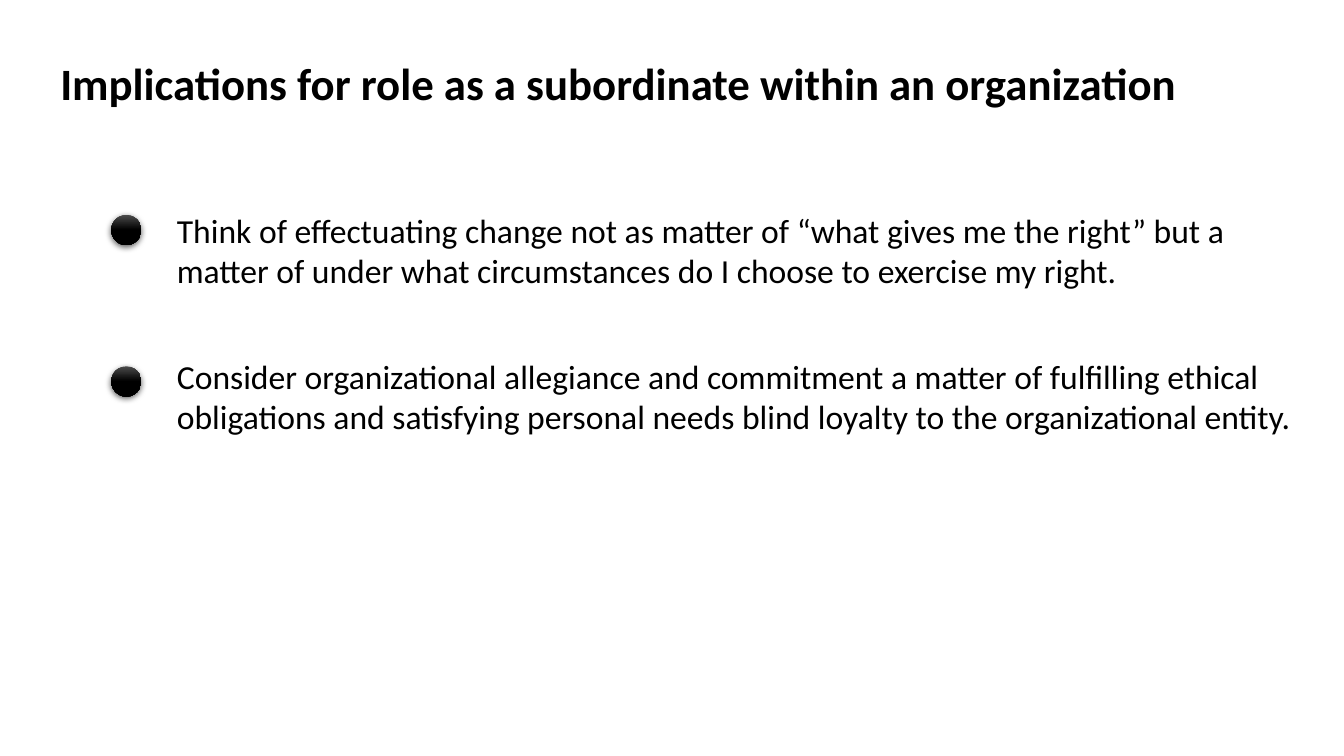
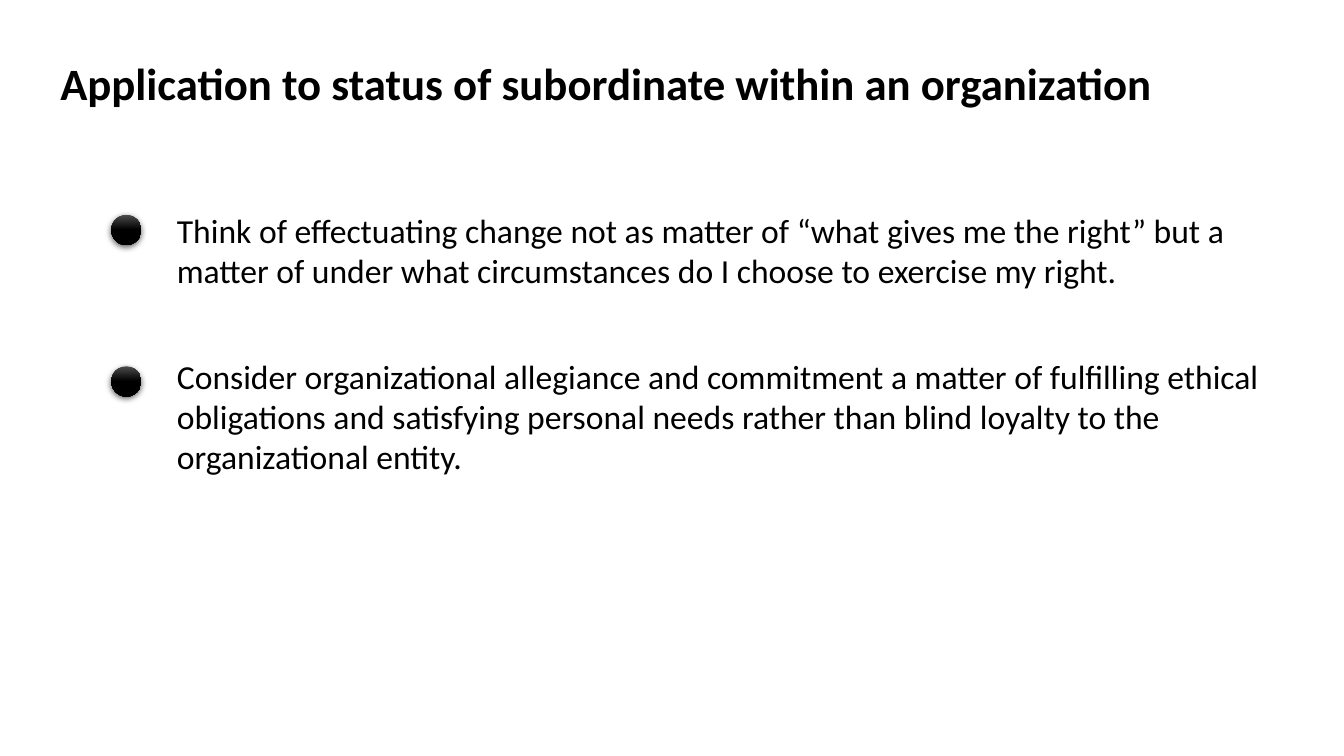
Before and after one commit to SLU-Courses-Townes/POLS6320, a slide deck: slide 7 of FinalPaper/Townes_POLS6320_2020_Spring_FinalPaper_Presentation_v00.pptx. Drawn at 1344x756 pixels with LibreOffice and Linux fonts; fonts in the diff are those of the drawing. Boxes give left, top, right and bottom in pixels: in the first picture for what was removed or moved away, otherwise in the second. Text is boxed around its words. In the diff, an @@ line names an element or a change of style, - is before the commit and + after.

```diff
--- a/FinalPaper/Townes_POLS6320_2020_Spring_FinalPaper_Presentation_v00.pptx
+++ b/FinalPaper/Townes_POLS6320_2020_Spring_FinalPaper_Presentation_v00.pptx
@@ text at box(60, 68, 1151, 108): text changed @@
-Implications for role as a subordinate within an organization
+Application to status of subordinate within an organization
@@ text at box(177, 365, 1258, 475): text changed @@
-Consider organizational allegiance and commitment a matter of fulfilling ethical obligations and satisfying personal needs blind loyalty to the organizational entity.
+Consider organizational allegiance and commitment a matter of fulfilling ethical obligations and satisfying personal needs rather than blind loyalty to the organizational entity.
```
Also in this commit, not shown: 5 other slides changed, 1 other file.
